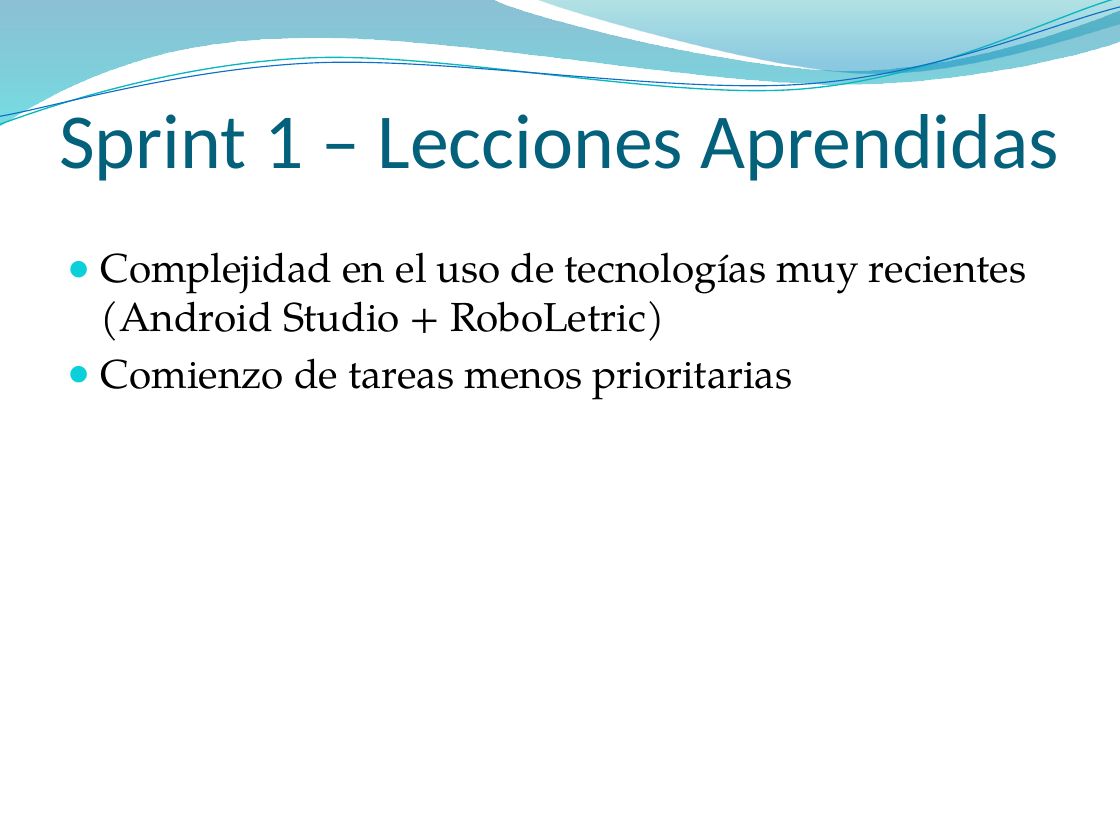
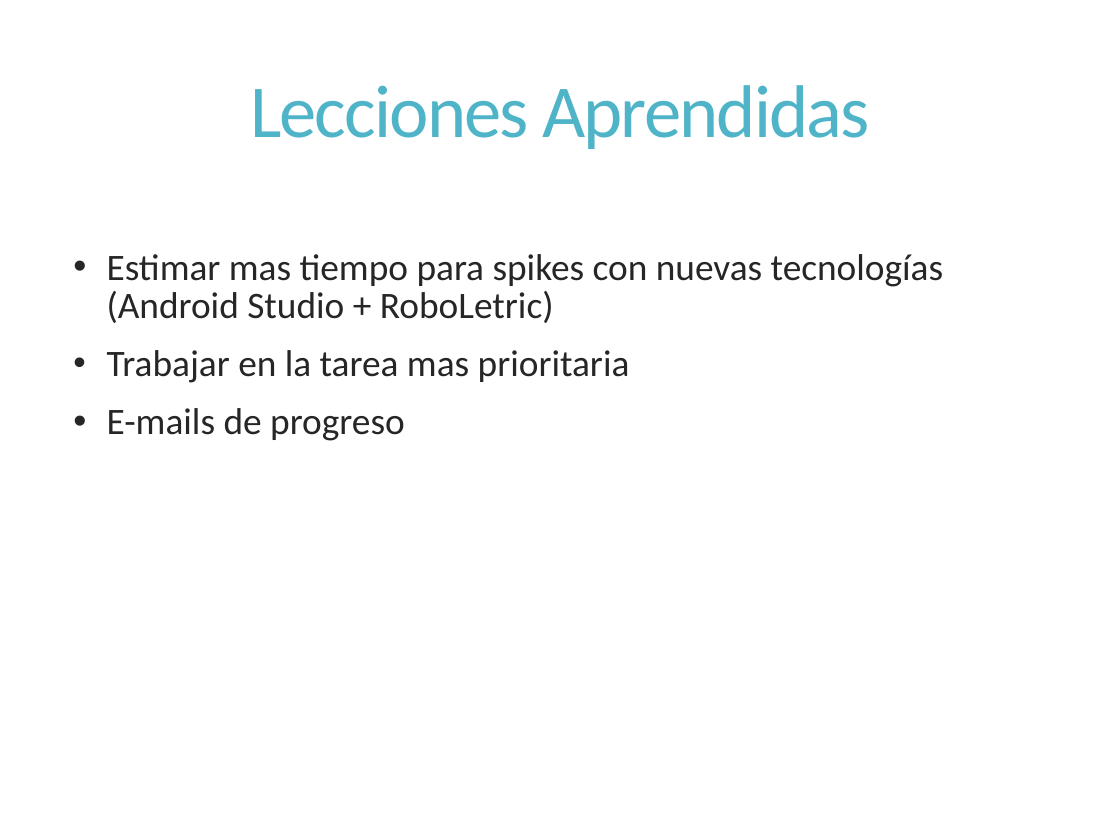
Before and after one commit to dschenkelman/a-malazan-wolvering, a slide deck: slide 10 of docs/Reuniones/Sprint 1/Sprint 1 - Formal/Presentacion.pptx (slide 13 before the commit). Drawn at 1120x840 pixels with LibreOffice and Linux fonts; fonts in the diff are those of the drawing; background and template pictures are left out. Boxes give left, top, right and bottom in pixels: in the first picture for what was removed or moved away, otherwise in the second. Text is boxed around its words. In the diff, an @@ line names an element or a change of style, - is before the commit and + after.

Commit message:
# Updated Presentacion.pptx

```diff
--- a/docs/Reuniones/Sprint 1/Sprint 1 - Formal/Presentacion.pptx
+++ b/docs/Reuniones/Sprint 1/Sprint 1 - Formal/Presentacion.pptx
@@ freeform shape removed at <box>0,0,1120,127</box> @@
@@ freeform shape removed at <box>0,0,1120,131</box> @@
@@ freeform shape removed at <box>0,7,1120,125</box> @@
@@ freeform shape removed at <box>536,0,1120,77</box> @@
@@ title "Lecciones Aprendidas" at <box>250,85,870,149</box>: vertical alignment bottom to middle @@
@@ title at <box>250,85,870,149</box>: text changed; size 50 to 48 pt; text colour #04617B to #50B4C8 @@
-Sprint 1 – Lecciones Aprendidas
+Lecciones Aprendidas
@@ text at <box>107,254,944,441</box>: text changed; size 26 to 24 pt; font TeX Gyre Pagella to Calibri; text colour #000000 to #262626 @@
-● Complejidad en el uso de tecnologías muy recientes (Android Studio + RoboLetric)
-● Comienzo de tareas menos prioritarias
+• Estimar mas tiempo para spikes con nuevas tecnologías (Android Studio + RoboLetric)
+• Trabajar en la tarea mas prioritaria
+• E-mails de progreso
```
Also in this commit, not shown: 5 other slides changed, 4 slides added, 8 slides removed.
